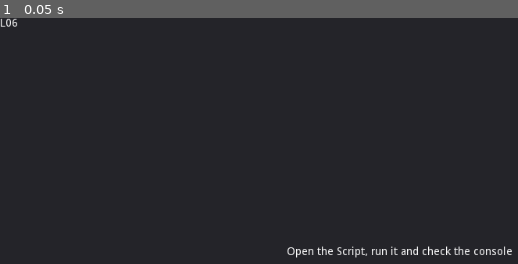
Above: before the commit, frame 1.
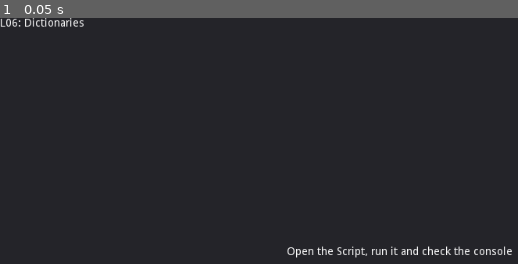
Above: after the commit, the same moment.

Repository: z16th/P101-Godot
Game: Godot game, scene res://Lessons/L06/L06.tscn
Same seed, same stepped clock (60 frames per second), same inputs: the game is played once before the commit and once after it. This scene is started directly instead of the project's main scene.
Inputs:
- Up to frame 1 (0.05 s): no input

The runs differ from the first frame. In frame 1, 0.2% of the frame differs, in the area x 3-17%, y 0-4%.

Commit message:
add: topic to previous lessons

Diff:
--- a/Lessons/L01/L01.gd
+++ b/Lessons/L01/L01.gd
@@ -1,4 +1,6 @@
-extends Node
+extends Lesson
+
+#Lesson 01: Variables and data types
 
 # I'm a comment
 # You can prefix a line with '#' to comment your code
--- a/Lessons/L01/L01.tscn
+++ b/Lessons/L01/L01.tscn
@@ -4,6 +4,7 @@
 
 [node name="L01" type="Node"]
 script = ExtResource( 1 )
+topic = "Variables and data types"
 
 [node name="Panel" type="Panel" parent="."]
 anchor_right = 1.0
--- a/Lessons/L03/L03.tscn
+++ b/Lessons/L03/L03.tscn
@@ -4,6 +4,4 @@
 
 [node name="L03" type="Node"]
 script = ExtResource( 1 )
-instructions = "Check the script
-
-Check your console"
+topic = "Basic maths"
--- a/Lessons/L04/L04.tscn
+++ b/Lessons/L04/L04.tscn
@@ -4,3 +4,4 @@
 
 [node name="L04" type="Node"]
 script = ExtResource( 1 )
+topic = "Strings"
--- a/Lessons/L05/L05.tscn
+++ b/Lessons/L05/L05.tscn
@@ -4,3 +4,4 @@
 
 [node name="E05" type="Node"]
 script = ExtResource( 1 )
+topic = "Arrays"
--- a/Lessons/L06/L06.gd
+++ b/Lessons/L06/L06.gd
@@ -1,4 +1,6 @@
 extends Lesson
+
+#Lesson 06: Dictionaries
 
 var favorite_games = {
 	"rpg": "Fable",
--- a/Lessons/L06/L06.tscn
+++ b/Lessons/L06/L06.tscn
@@ -4,3 +4,4 @@
 
 [node name="L06" type="Node"]
 script = ExtResource( 1 )
+topic = "Dictionaries"
--- a/Lessons/L07/L07.tscn
+++ b/Lessons/L07/L07.tscn
@@ -2,5 +2,6 @@
 
 [ext_resource path="res://Lessons/L07/L07.gd" type="Script" id=1]
 
-[node name="L06" type="Node"]
+[node name="L07" type="Node"]
 script = ExtResource( 1 )
+topic = "Functions"
--- a/Lessons/L08/L08.gd
+++ b/Lessons/L08/L08.gd
@@ -4,7 +4,15 @@
 # Based on code found at: https://gdscript.com/tutorials/looping/
 
 func _ready():
-	while_loop()
+	basic_loop()
+#	range_loop()
+#	range_loop_reversed()
+#	range_loop_stepped()
+#	loop_over_string()
+#	loop_over_array()
+#	loop_over_dictionary()
+#	continue_and_break_loop()
+#	while_loop()
 
 func basic_loop():
 	for n in 10:
--- a/Lessons/L08/L08.tscn
+++ b/Lessons/L08/L08.tscn
@@ -4,3 +4,4 @@
 
 [node name="L08" type="Node"]
 script = ExtResource( 1 )
+topic = "Loops"
